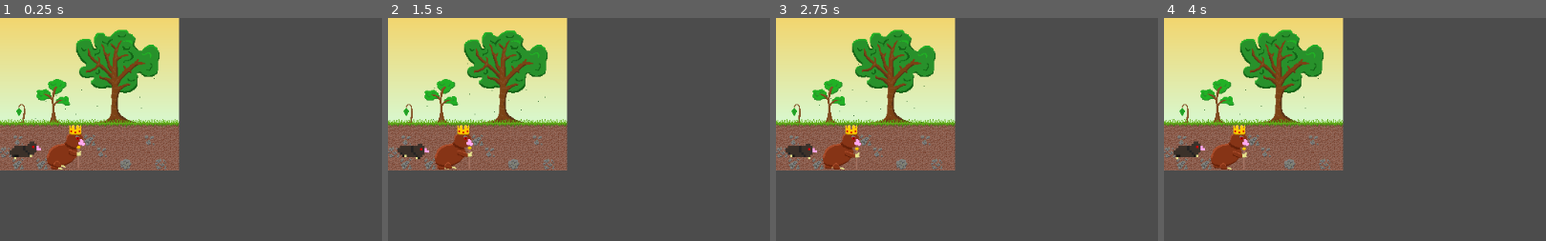
Above: before the commit, frames 1-4 (left to right).
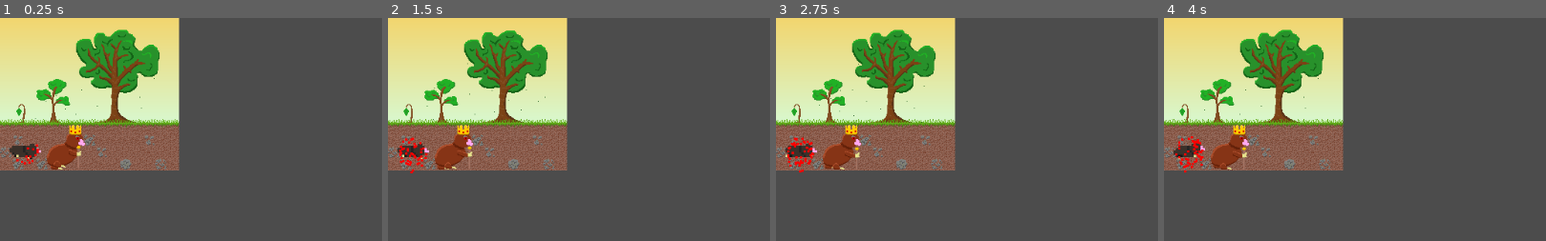
Above: after the commit, the same moments.

Repository: TaneliR/fgj2023
Game: Godot game, scene res://Sprites/tilemaptest.tscn
Two runs of this game, one before a commit and one after it. Both use one fixed random seed, a clock stepped at 60 frames per second and the inputs below. This scene is started directly instead of the project's main scene.
Inputs (mouse positions are % of the whole screen's width and height, from its top left):
- Up to frame 1 (0.25 s): no input
- Up to frame 2 (1.5 s): move the mouse to (3, 30) at 0.52 s; press the mouse at (3, 30) at 0.53 s; hold Up (ui_up) 0.53-1.28 s; move the mouse to (30, 55) at 1.27 s; release the mouse at (30, 55) at 1.28 s; hold Down (ui_down) from 1.28 s (still down); click (30, 55) at 1.35 s
- Up to frame 3 (2.75 s): move the mouse to (60, 28) at 2.02 s; release Down (ui_down) at 2.03 s; press the mouse at (60, 28) at 2.03 s; hold Up (ui_up) from 2.03 s (still down)
- Up to frame 4 (4 s): tap Enter at 2.75 s; move the mouse to (45, 70) at 2.77 s; release the mouse at (45, 70) at 2.78 s; click (45, 70) at 2.85 s; move the mouse to (80, 65) at 3.52 s; release Up (ui_up) at 3.53 s; press the mouse at (80, 65) at 3.53 s; hold Down (ui_down) from 3.53 s (still down)
The pictures show only the part of the screen within x 0-50%, y 0-50%; the shares and areas given below are measured in that part.

The runs differ from the first frame. In frame 1, 0.2% of the frame differs, in the area x 2-11%, y 55-66%; in frame 2, 0.4%; in frame 3, 0.4%, in the area x 2-10%, y 53-70%; in frame 4, 0.4%.
Error in both runs: Invalid get index '0' (on base: 'Array'). (res://Scripts/mole.gd:19)

Commit message:
Add missing particles node to mole

Diff:
--- a/Roots/Prefabs/mole.tscn
+++ b/Roots/Prefabs/mole.tscn
@@ -47,7 +47,7 @@
 [node name="AnimatedSprite" type="AnimatedSprite" parent="."]
 position = Vector2( -8, -8 )
 frames = SubResource( 6 )
-frame = 2
+frame = 1
 speed_scale = 3.0
 playing = true
 centered = false
@@ -55,3 +55,10 @@
 [node name="CollisionShape2D" type="CollisionShape2D" parent="."]
 rotation = 1.5708
 shape = SubResource( 7 )
+
+[node name="CPUParticles2D" type="CPUParticles2D" parent="."]
+amount = 50
+emission_shape = 1
+emission_sphere_radius = 6.0
+gravity = Vector2( 0, 10 )
+color = Color( 1, 0, 0, 1 )
